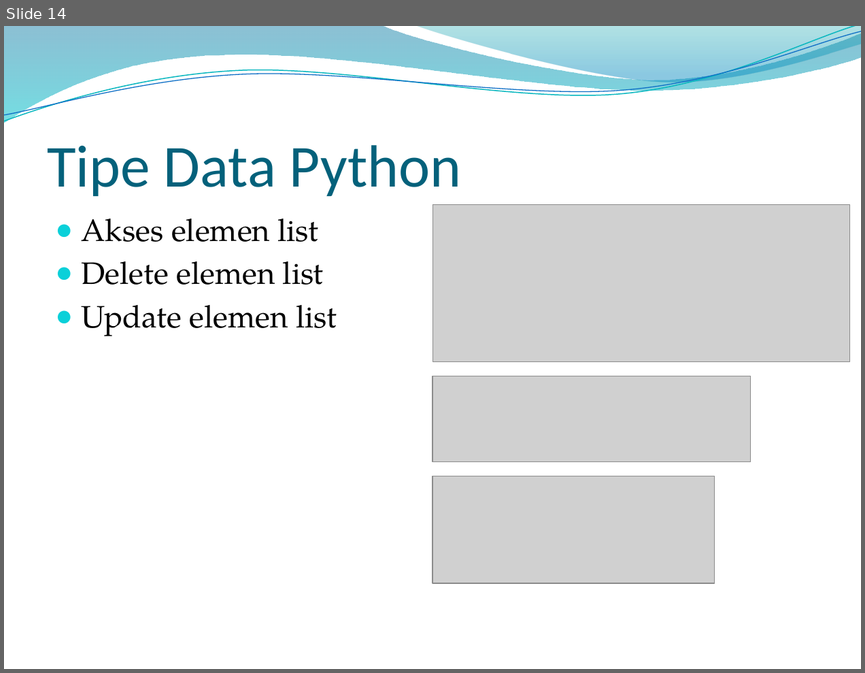
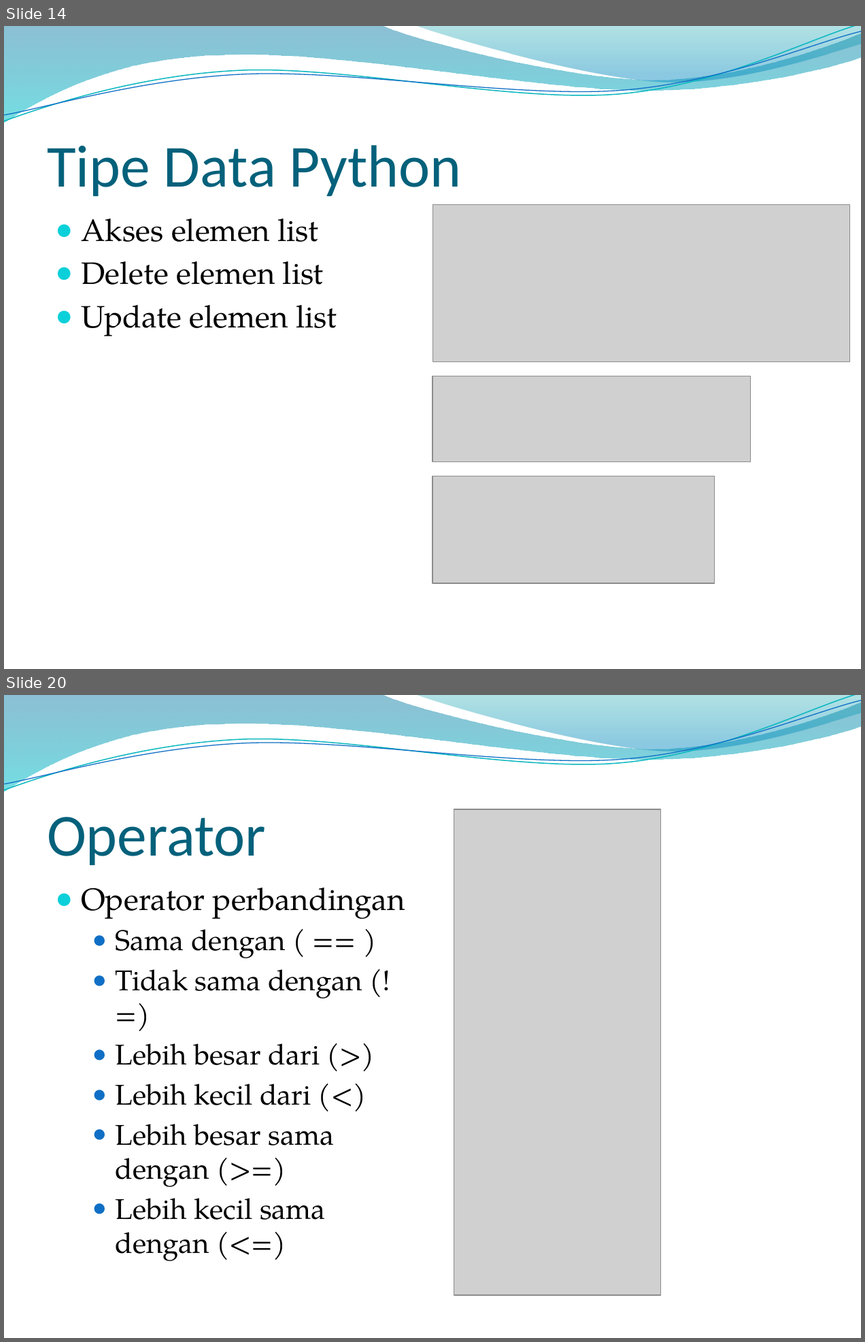
Before and after one commit to dizolette/DeepLearningAlbert, a slide deck: PPT Albertus Dwi S.pptx. Shown one above the other, each under a label of ours: slide 14 before the commit, slides 14 and 20 after it; the slides between them are not shown. The pictures are 865x673 and 865x1342 pixels, drawn with LibreOffice and Linux fonts; fonts in the diff are those of the drawing; grey boxes stand for pictures; background and template pictures are left out. Boxes give left, top, right and bottom in pixels: in the first picture for what was removed or moved away, otherwise in the second. Text is boxed around its words. In the diff, an @@ line names an element or a change of style, - is before the commit and + after.

```diff
--- a/PPT Albertus Dwi S.pptx
+++ b/PPT Albertus Dwi S.pptx
@@ slide 20 added at bbox=[4, 695, 861, 1338], background picture (left out); not listed: 4 template elements that a slide beside it also shows @@
@@ title added at bbox=[47, 817, 266, 865], 50 pt, text #04617B @@
+Operator
@@ picture added at bbox=[454, 809, 660, 1295] @@
@@ text added at bbox=[81, 887, 405, 1261], 24 pt, text #000000 @@
+● Operator perbandingan
+  ● Sama dengan ( == )
+  ● Tidak sama dengan (!=)
+  ● Lebih besar dari (>)
+  ● Lebih kecil dari (<)
+  ● Lebih besar sama dengan (>=)
+  ● Lebih kecil sama dengan (<=)
```
Also in this commit, not shown: 6 slides changed, 10 other slides added.
